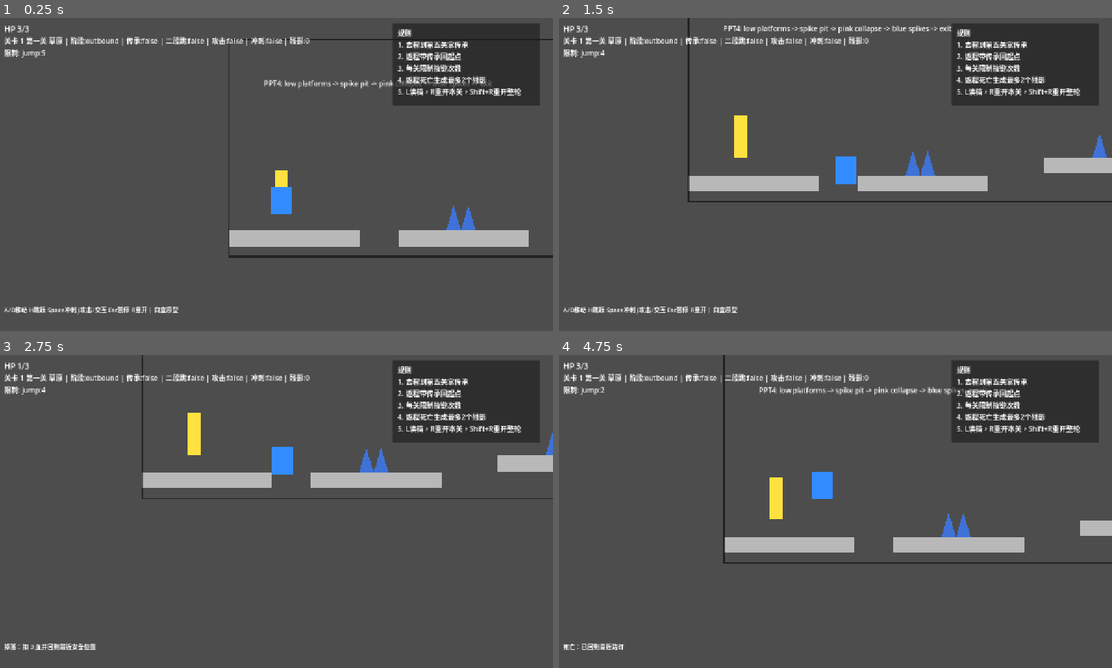
Above: before the commit, frames 1-4 (two rows, left to right).
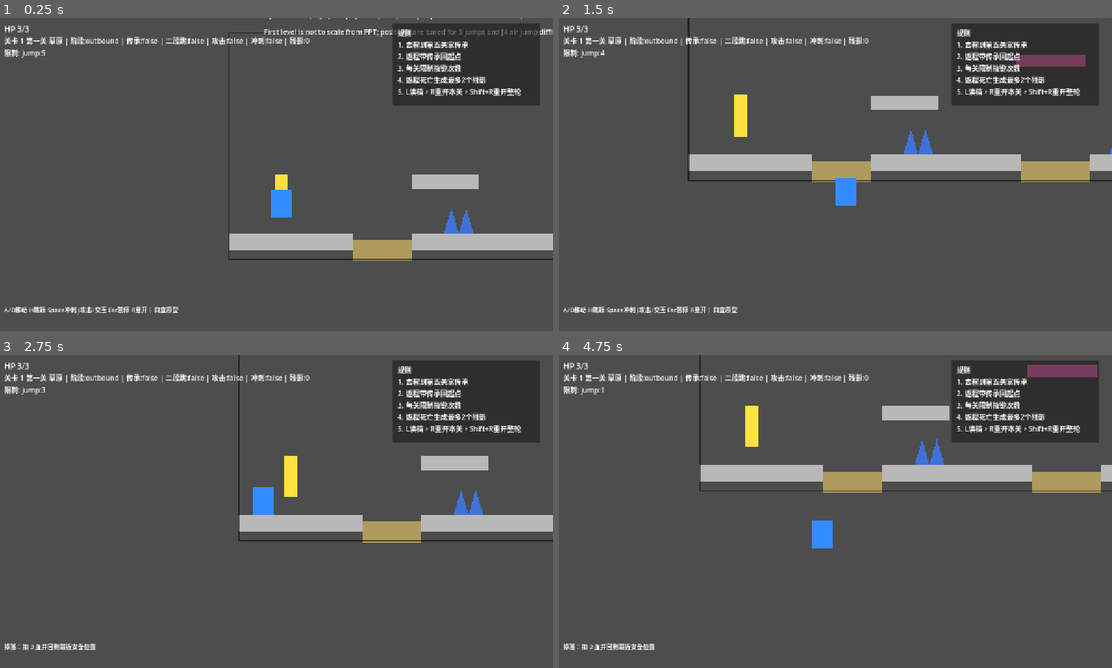
Above: after the commit, the same moments.

Repository: ethan-yakami/godot-whitebox-platformer
Game: Godot game, scene res://scenes/main.tscn
The game is run twice, just before and just after one commit, with the same random seed, the same clock (stepped at 60 frames per second) and the same inputs.
Inputs:
- Up to frame 1 (0.25 s): no input
- Up to frame 2 (1.5 s): hold D (move_right) from 0.53 s (still down); tap H (jump) at 0.6, 0.77, 1.07 s; tap J (attack_interact) at 1.35 s
- Up to frame 3 (2.75 s): tap H (jump) at 1.52, 1.55, 1.82, 2.3 s; release D (move_right) at 2.03 s; hold A (move_left) from 2.03 s (still down); tap Down (dash) at 2.1 s
- Up to frame 4 (4.75 s): release A (move_left) at 2.78 s; hold D (move_right) 2.78-4.28 s; tap Shift at 2.85 s; tap H (jump) at 3.02, 3.05, 3.32, 3.6, 3.77, 4.07, 4.52, 4.55 s; hold A (move_left) from 4.28 s (still down); tap J (attack_interact) at 4.35 s

The runs differ from the first frame. In frame 1, 4.4% of the frame differs, in the area x 41-100%, y 0-78%; in frame 2, 9.3%; in frame 3, 8.9%; in frame 4, 11%, in the area x 0-100%, y 0-95%.

Commit message:
Refine level 1 and 2 jump routes from design notes

Diff:
--- a/levels/level_1.tscn
+++ b/levels/level_1.tscn
@@ -30,85 +30,132 @@
 [node name="Actors" type="Node2D" parent="."]
 
 [node name="StartViewBox" type="Node2D" parent="Guides"]
-position = Vector2(0, 210)
+position = Vector2(0, 260)
 script = ExtResource("viewbox")
-size = Vector2(1120, 500)
+size = Vector2(1200, 520)
 
 [node name="SpawnPoint" type="Marker2D" parent="Markers"]
-position = Vector2(120, 560)
+position = Vector2(120, 632)
 
 [node name="ReturnSpawnPoint" type="Marker2D" parent="Markers"]
-position = Vector2(2000, 340)
+position = Vector2(2410, 350)
 
 [node name="Checkpoint" type="Area2D" parent="Markers"]
-position = Vector2(120, 560)
+position = Vector2(120, 632)
 script = ExtResource("checkpoint")
 
 [node name="ExitGate" type="Area2D" parent="Markers"]
-position = Vector2(2120, 320)
+position = Vector2(2510, 430)
 script = ExtResource("exit")
 
 [node name="Route" type="Label" parent="Labels"]
 position = Vector2(60, 120)
-text = "Route: PPT4 草原新手关，5次跳跃内走主路线；弹跳垫辅助终点高台。"
+text = "Route: PPT4/user mark. J1 low float, J2 pink step, J3 mid pink, J4 air jump under blocker, J5 exit. jump x5."
 
 [node name="P_Start" type="StaticBody2D" parent="Blocks"]
-position = Vector2(0, 650)
+position = Vector2(0, 720)
 script = ExtResource("plat")
-size = Vector2(300, 36)
+size = Vector2(285, 38)
 
-[node name="P_PitLanding" type="StaticBody2D" parent="Blocks"]
-position = Vector2(390, 650)
+[node name="P_PitWithSpikes" type="StaticBody2D" parent="Blocks"]
+position = Vector2(420, 720)
 script = ExtResource("plat")
-size = Vector2(300, 36)
+size = Vector2(345, 38)
 
-[node name="P_LowStep" type="StaticBody2D" parent="Blocks"]
-position = Vector2(820, 610)
+[node name="P_SingleSpikeLand" type="StaticBody2D" parent="Blocks"]
+position = Vector2(925, 720)
 script = ExtResource("plat")
-size = Vector2(280, 36)
+size = Vector2(300, 38)
 
-[node name="P_HighStep" type="StaticBody2D" parent="Blocks"]
-position = Vector2(1120, 490)
+[node name="P_TallDanger" type="StaticBody2D" parent="Blocks"]
+position = Vector2(1600, 525)
 script = ExtResource("plat")
-size = Vector2(250, 36)
+size = Vector2(345, 38)
 
-[node name="P_Landing" type="StaticBody2D" parent="Blocks"]
-position = Vector2(1720, 520)
+[node name="P_Exit" type="StaticBody2D" parent="Blocks"]
+position = Vector2(2260, 525)
 script = ExtResource("plat")
-size = Vector2(280, 36)
+size = Vector2(260, 38)
 
-[node name="P_Goal" type="StaticBody2D" parent="Blocks"]
-position = Vector2(2070, 410)
-script = ExtResource("plat")
-size = Vector2(180, 36)
+[node name="HZ_RedPit_A" type="Area2D" parent="Hazards"]
+position = Vector2(285, 736)
+script = ExtResource("water")
+size = Vector2(135, 48)
+push_force = Vector2(0, 0)
 
-[node name="C_PinkBridge" type="StaticBody2D" parent="Blocks"]
-position = Vector2(1450, 430)
-script = ExtResource("collapse")
-size = Vector2(260, 30)
+[node name="HZ_RedPit_B" type="Area2D" parent="Hazards"]
+position = Vector2(765, 736)
+script = ExtResource("water")
+size = Vector2(160, 48)
+push_force = Vector2(0, 0)
 
-[node name="B_GoalAssist" type="Area2D" parent="Blocks"]
-position = Vector2(1660, 500)
-script = ExtResource("bounce")
+[node name="HZ_RedPit_C" type="Area2D" parent="Hazards"]
+position = Vector2(1225, 736)
+script = ExtResource("water")
+size = Vector2(375, 48)
+push_force = Vector2(0, 0)
 
-[node name="S_StartPit" type="Area2D" parent="Hazards"]
-position = Vector2(500, 592)
+[node name="HZ_RedPit_D" type="Area2D" parent="Hazards"]
+position = Vector2(1945, 736)
+script = ExtResource("water")
+size = Vector2(315, 48)
+push_force = Vector2(0, 0)
+
+[node name="S_TutorialPair" type="Area2D" parent="Hazards"]
+position = Vector2(495, 662)
 script = ExtResource("spike")
 count = 2
 direction = "up"
 
-[node name="S_MidBlue" type="Area2D" parent="Hazards"]
-position = Vector2(930, 552)
+[node name="S_SingleBeforeCheckpoint" type="Area2D" parent="Hazards"]
+position = Vector2(970, 662)
 script = ExtResource("spike")
 count = 1
 direction = "up"
 
-[node name="S_LateBlue" type="Area2D" parent="Hazards"]
-position = Vector2(1810, 462)
+[node name="S_TallPlatformPair" type="Area2D" parent="Hazards"]
+position = Vector2(1625, 467)
 script = ExtResource("spike")
 count = 2
 direction = "up"
 
+[node name="J1_ToLowFloat" type="StaticBody2D" parent="Blocks"]
+position = Vector2(420, 585)
+script = ExtResource("plat")
+size = Vector2(155, 34)
+
+[node name="J2_ToPinkStep" type="StaticBody2D" parent="Blocks"]
+position = Vector2(835, 505)
+script = ExtResource("collapse")
+size = Vector2(160, 30)
+collapse_delay = 0.45
+
+[node name="J3_ToMidPink" type="StaticBody2D" parent="Blocks"]
+position = Vector2(1215, 420)
+script = ExtResource("collapse")
+size = Vector2(290, 30)
+collapse_delay = 0.45
+
+[node name="J4_AirJumpBlocker" type="StaticBody2D" parent="Blocks"]
+position = Vector2(1735, 315)
+script = ExtResource("plat")
+size = Vector2(310, 34)
+color = Color(0.78, 0.78, 0.78, 1.0)
+
+[node name="J4_LandingAfterAirJump" type="StaticBody2D" parent="Blocks"]
+position = Vector2(1600, 525)
+script = ExtResource("plat")
+size = Vector2(345, 38)
+
+[node name="J5_ToExit" type="StaticBody2D" parent="Blocks"]
+position = Vector2(2260, 525)
+script = ExtResource("plat")
+size = Vector2(260, 38)
+
+[node name="JumpPlan" type="Label" parent="Labels"]
+position = Vector2(80, 205)
+text = "1:J1 low float | 2:J2 pink | 3:J3 mid pink | 4:air jump below overhead blocker | 5:exit"
+
 [node name="PPTTag" type="Label" parent="Labels"]
-position = Vector2(80, 300)
-text = "PPT4: low platforms -> spike pit -> pink collapse -> blue spikes -> exit"
+position = Vector2(80, 245)
+text = "First level is not to scale from PPT; positions are tuned for 5 jumps and J4 air jump difficulty."
--- a/levels/level_2.tscn
+++ b/levels/level_2.tscn
@@ -30,123 +30,210 @@
 [node name="Actors" type="Node2D" parent="."]
 
 [node name="StartViewBox" type="Node2D" parent="Guides"]
-position = Vector2(0, 210)
+position = Vector2(0, 20)
 script = ExtResource("viewbox")
-size = Vector2(1120, 500)
+size = Vector2(1250, 380)
 
 [node name="SpawnPoint" type="Marker2D" parent="Markers"]
-position = Vector2(120, 560)
+position = Vector2(120, 430)
 
 [node name="ReturnSpawnPoint" type="Marker2D" parent="Markers"]
-position = Vector2(3180, 310)
+position = Vector2(3470, 300)
 
 [node name="Checkpoint" type="Area2D" parent="Markers"]
-position = Vector2(120, 560)
+position = Vector2(120, 430)
 script = ExtResource("checkpoint")
 
 [node name="ExitGate" type="Area2D" parent="Markers"]
-position = Vector2(3300, 280)
+position = Vector2(3600, 290)
 script = ExtResource("exit")
 
 [node name="Route" type="Label" parent="Labels"]
 position = Vector2(60, 120)
-text = "Route: PPT5-6 湖泊长关，底部水流提供压力；9次跳跃走移动平台主线。"
-
-[node name="P_Start" type="StaticBody2D" parent="Blocks"]
-position = Vector2(0, 650)
-script = ExtResource("plat")
-size = Vector2(320, 36)
-
-[node name="P_LeftBank" type="StaticBody2D" parent="Blocks"]
-position = Vector2(420, 620)
-script = ExtResource("plat")
-size = Vector2(250, 34)
-
-[node name="P_MidBank" type="StaticBody2D" parent="Blocks"]
-position = Vector2(920, 560)
-script = ExtResource("plat")
-size = Vector2(240, 34)
-
-[node name="P_Upper1" type="StaticBody2D" parent="Blocks"]
-position = Vector2(1360, 470)
-script = ExtResource("plat")
-size = Vector2(240, 34)
-
-[node name="P_Check" type="StaticBody2D" parent="Blocks"]
-position = Vector2(1780, 520)
-script = ExtResource("plat")
-size = Vector2(260, 34)
-
-[node name="P_Upper2" type="StaticBody2D" parent="Blocks"]
-position = Vector2(2240, 430)
-script = ExtResource("plat")
-size = Vector2(260, 34)
-
-[node name="P_FinalWall" type="StaticBody2D" parent="Blocks"]
-position = Vector2(2960, 360)
-script = ExtResource("plat")
-size = Vector2(220, 34)
-
-[node name="P_Goal" type="StaticBody2D" parent="Blocks"]
-position = Vector2(3240, 350)
-script = ExtResource("plat")
-size = Vector2(220, 34)
-
-[node name="W_MainLake" type="Area2D" parent="Hazards"]
-position = Vector2(320, 690)
+text = "Route: PPT5-6/user mark. Scene1 and Scene2 merged; not every segment consumes jump. Use drop/inertia/water push, jump x9 budget."
+
+[node name="Scene1" type="Node2D" parent="Guides"]
+position = Vector2(0, 0)
+
+[node name="Scene2" type="Node2D" parent="Guides"]
+position = Vector2(1300, 0)
+
+[node name="S1_StartHigh" type="StaticBody2D" parent="Blocks"]
+position = Vector2(0, 470)
+script = ExtResource("plat")
+size = Vector2(190, 36)
+
+[node name="S1_LowStep" type="StaticBody2D" parent="Blocks"]
+position = Vector2(350, 535)
+script = ExtResource("plat")
+size = Vector2(175, 30)
+
+[node name="S1_FloatSmall" type="StaticBody2D" parent="Blocks"]
+position = Vector2(730, 475)
+script = ExtResource("plat")
+size = Vector2(110, 28)
+
+[node name="S1_PinkRecovery" type="StaticBody2D" parent="Blocks"]
+position = Vector2(500, 690)
+script = ExtResource("plat")
+size = Vector2(240, 30)
+
+[node name="S1_StarPerch" type="StaticBody2D" parent="Blocks"]
+position = Vector2(1880, 135)
+script = ExtResource("plat")
+size = Vector2(170, 28)
+
+[node name="S1_EndTiny" type="StaticBody2D" parent="Blocks"]
+position = Vector2(985, 430)
+script = ExtResource("plat")
+size = Vector2(100, 26)
+
+[node name="S1_DropMomentum" type="StaticBody2D" parent="Blocks"]
+position = Vector2(510, 690)
+script = ExtResource("collapse")
+size = Vector2(240, 30)
+collapse_delay = 0.55
+
+[node name="S1_GreenMoveHigh" type="AnimatableBody2D" parent="Blocks"]
+position = Vector2(1180, 505)
+script = ExtResource("move")
+size = Vector2(230, 28)
+offset = Vector2(260, 0)
+speed = 95.0
+color = Color(0.45, 1.0, 0.25, 1.0)
+
+[node name="S1_GreenMoveLow" type="AnimatableBody2D" parent="Blocks"]
+position = Vector2(1585, 620)
+script = ExtResource("move")
+size = Vector2(230, 28)
+offset = Vector2(260, 0)
+speed = 100.0
+color = Color(0.45, 1.0, 0.25, 1.0)
+
+[node name="S1_NoJumpGlide_Landing" type="StaticBody2D" parent="Blocks"]
+position = Vector2(1835, 610)
+script = ExtResource("plat")
+size = Vector2(130, 28)
+
+[node name="S2_StartStep" type="StaticBody2D" parent="Blocks"]
+position = Vector2(2160, 560)
+script = ExtResource("plat")
+size = Vector2(190, 34)
+
+[node name="S2_LeftWall" type="StaticBody2D" parent="Blocks"]
+position = Vector2(2265, 365)
+script = ExtResource("plat")
+size = Vector2(55, 230)
+
+[node name="S2_TopFromWall" type="StaticBody2D" parent="Blocks"]
+position = Vector2(2320, 365)
+script = ExtResource("plat")
+size = Vector2(175, 30)
+
+[node name="S2_TinyMid" type="StaticBody2D" parent="Blocks"]
+position = Vector2(2570, 455)
+script = ExtResource("plat")
+size = Vector2(120, 26)
+
+[node name="S2_EndWall" type="StaticBody2D" parent="Blocks"]
+position = Vector2(3420, 420)
+script = ExtResource("plat")
+size = Vector2(220, 240)
+
+[node name="S2_ExitTop" type="StaticBody2D" parent="Blocks"]
+position = Vector2(3520, 335)
+script = ExtResource("plat")
+size = Vector2(130, 34)
+
+[node name="S2_OrangeInWater" type="AnimatableBody2D" parent="Blocks"]
+position = Vector2(2450, 665)
+script = ExtResource("move")
+size = Vector2(260, 30)
+offset = Vector2(260, 0)
+speed = 105.0
+
+[node name="S2_GreenHigh" type="AnimatableBody2D" parent="Blocks"]
+position = Vector2(2860, 455)
+script = ExtResource("move")
+size = Vector2(145, 26)
+offset = Vector2(190, 0)
+speed = 100.0
+color = Color(0.45, 1.0, 0.25, 1.0)
+
+[node name="S2_GreenMid" type="AnimatableBody2D" parent="Blocks"]
+position = Vector2(3010, 575)
+script = ExtResource("move")
+size = Vector2(235, 28)
+offset = Vector2(230, 0)
+speed = 95.0
+color = Color(0.45, 1.0, 0.25, 1.0)
+
+[node name="S2_PinkSave" type="StaticBody2D" parent="Blocks"]
+position = Vector2(3240, 700)
+script = ExtResource("collapse")
+size = Vector2(170, 28)
+collapse_delay = 0.55
+
+[node name="W_MainWater" type="Area2D" parent="Hazards"]
+position = Vector2(0, 725)
 script = ExtResource("water")
-size = Vector2(2300, 120)
+size = Vector2(3660, 110)
 push_force = Vector2(145, 0)
 
-[node name="W_UpperStream" type="Area2D" parent="Hazards"]
-position = Vector2(1160, 560)
+[node name="W_MidRiver" type="Area2D" parent="Hazards"]
+position = Vector2(2320, 560)
 script = ExtResource("water")
-size = Vector2(760, 92)
-push_force = Vector2(130, 0)
-
-[node name="M_Dashed1" type="AnimatableBody2D" parent="Blocks"]
-position = Vector2(720, 560)
-script = ExtResource("move")
-size = Vector2(160, 28)
-offset = Vector2(210, 0)
-speed = 110.0
-
-[node name="M_GreenLift" type="AnimatableBody2D" parent="Blocks"]
-position = Vector2(1160, 500)
-script = ExtResource("move")
-size = Vector2(160, 28)
-offset = Vector2(0, -170)
-speed = 95.0
-color = Color(0.25, 0.9, 0.25)
-
-[node name="M_OrangeBridge" type="AnimatableBody2D" parent="Blocks"]
-position = Vector2(2040, 500)
-script = ExtResource("move")
-size = Vector2(180, 28)
-offset = Vector2(240, 0)
-speed = 115.0
-
-[node name="C_PinkEnd" type="StaticBody2D" parent="Blocks"]
-position = Vector2(2600, 430)
-script = ExtResource("collapse")
-size = Vector2(220, 28)
-
-[node name="B_WaterRecovery" type="Area2D" parent="Blocks"]
-position = Vector2(1540, 620)
-script = ExtResource("bounce")
-
-[node name="S_WaterTeeth" type="Area2D" parent="Hazards"]
-position = Vector2(650, 632)
-script = ExtResource("spike")
-count = 3
-direction = "up"
-
-[node name="S_FinalWall" type="Area2D" parent="Hazards"]
-position = Vector2(2890, 305)
+size = Vector2(1100, 96)
+push_force = Vector2(140, 0)
+
+[node name="S_Water_A" type="Area2D" parent="Hazards"]
+position = Vector2(130, 748)
+script = ExtResource("spike")
+count = 2
+direction = "up"
+
+[node name="S_Water_B" type="Area2D" parent="Hazards"]
+position = Vector2(930, 748)
+script = ExtResource("spike")
+count = 3
+direction = "up"
+
+[node name="S_Water_C" type="Area2D" parent="Hazards"]
+position = Vector2(2020, 748)
+script = ExtResource("spike")
+count = 3
+direction = "up"
+
+[node name="S_S2Water_A" type="Area2D" parent="Hazards"]
+position = Vector2(2475, 748)
+script = ExtResource("spike")
+count = 3
+direction = "up"
+
+[node name="S_S2Water_B" type="Area2D" parent="Hazards"]
+position = Vector2(3280, 748)
+script = ExtResource("spike")
+count = 2
+direction = "up"
+
+[node name="S_FinalWallTeeth" type="Area2D" parent="Hazards"]
+position = Vector2(3395, 520)
 script = ExtResource("spike")
 count = 3
 direction = "left"
 
+[node name="JumpPlanScene1" type="Label" parent="Labels"]
+position = Vector2(70, 160)
+text = "Scene1: start fall to low step; J1 to small float; DropMomentum to pink; J2 climb back; glide to green movers; NoJumpGlide into Scene2."
+
+[node name="JumpPlanScene2" type="Label" parent="Labels"]
+position = Vector2(2130, 160)
+text = "Scene2: J4/J5 wall steps, J7/J8 green movers, water/inertia fallback, J9_FinalClimb to exit."
+
+[node name="J9_FinalClimb" type="Label" parent="Labels"]
+position = Vector2(3360, 260)
+text = "J9_FinalClimb"
+
 [node name="PPTTag" type="Label" parent="Labels"]
-position = Vector2(90, 290)
-text = "PPT5-6: two lake pages merged; moving boards form stable main route"
+position = Vector2(80, 205)
+text = "Second level has 2 scenes. Some red path parts are falling or inertia, not mandatory jump presses."
Not shown, changed: docs/level_pass_route.md
Not shown, changed: tools/behavior_check.py
